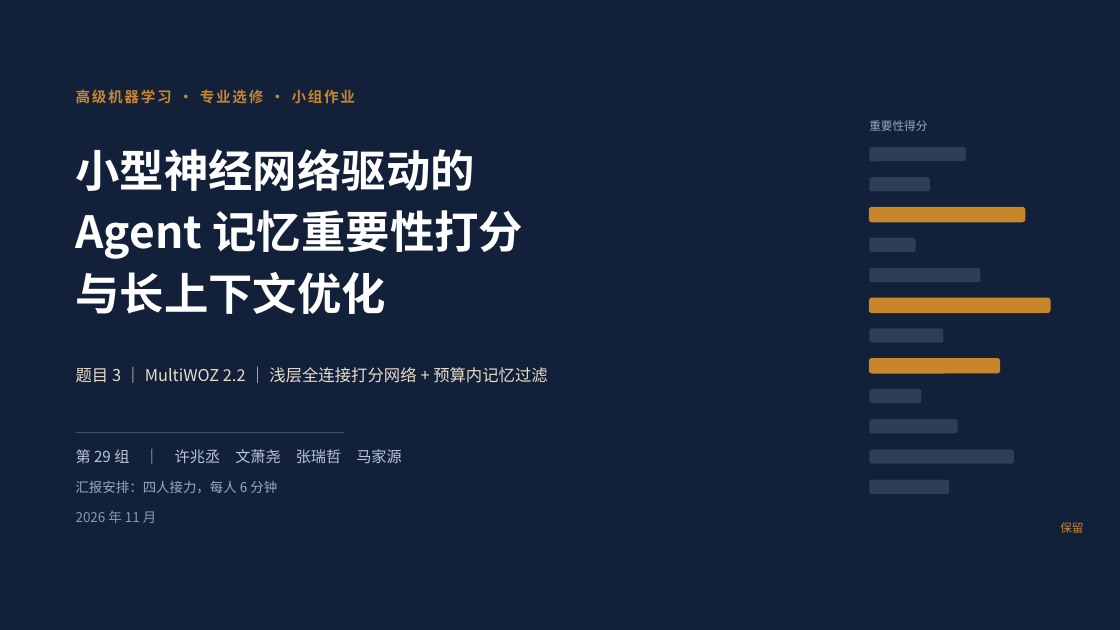
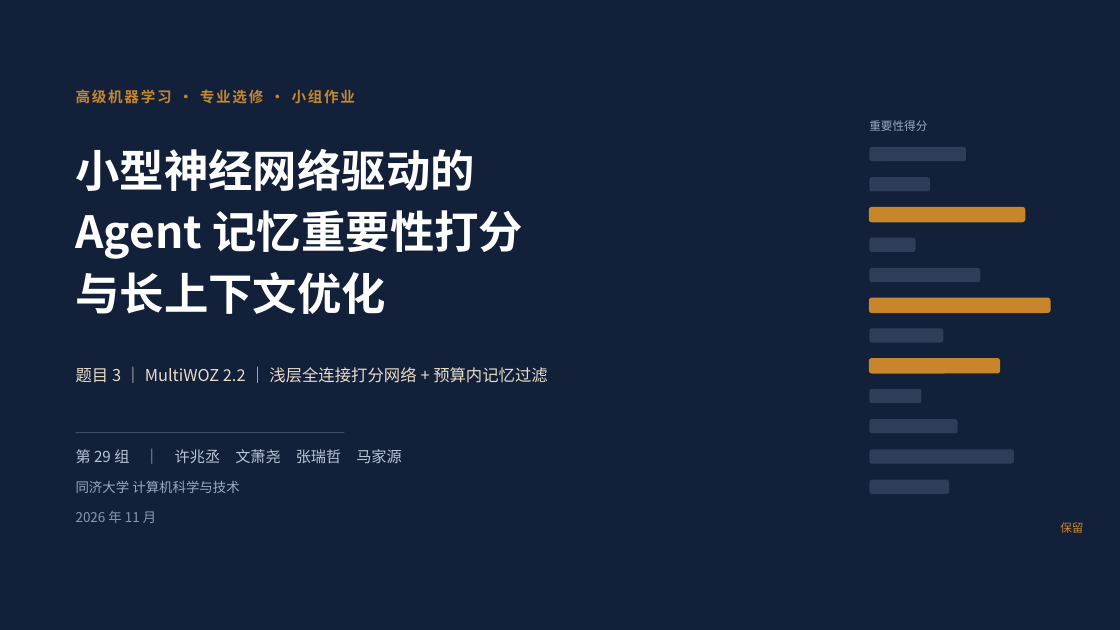
Before and after one commit to MinamiFi/machine_learning_homework, a slide deck: slide 1 of exp/slides/题目三_记忆打分_汇报.pptx. Drawn at 1120x630 pixels with LibreOffice and Linux fonts; fonts in the diff are those of the drawing. Boxes give left, top, right and bottom in pixels: in the first picture for what was removed or moved away, otherwise in the second. Text is boxed around its words. In the diff, an @@ line names an element or a change of style, - is before the commit and + after.

```diff
--- a/exp/slides/题目三_记忆打分_汇报.pptx
+++ b/exp/slides/题目三_记忆打分_汇报.pptx
@@ text at (76,481,239,493): text changed @@
-汇报安排：四人接力，每人 6 分钟
+同济大学 计算机科学与技术
```
Also in this commit, not shown: 13 other slides changed, 21 slides added, 2 slides removed, 7 other files.
